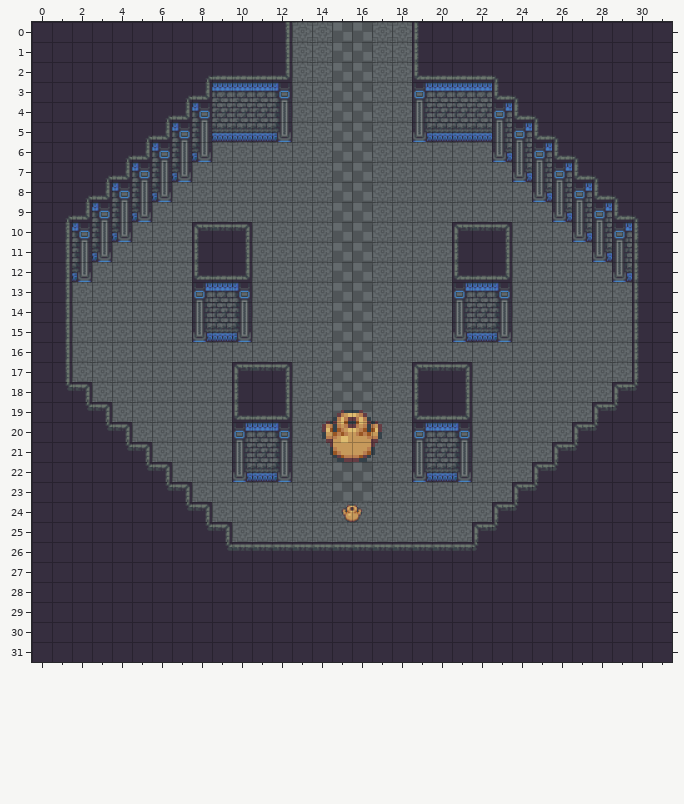
A Tiled map gets an edit: Projects/OmniBlade/Assets/Castle/Castle+BN+1.tmx. Above, as it was before the edit.
Cells are 48x48 px. Shown: x 0..31, y 0..31.
Once edited:
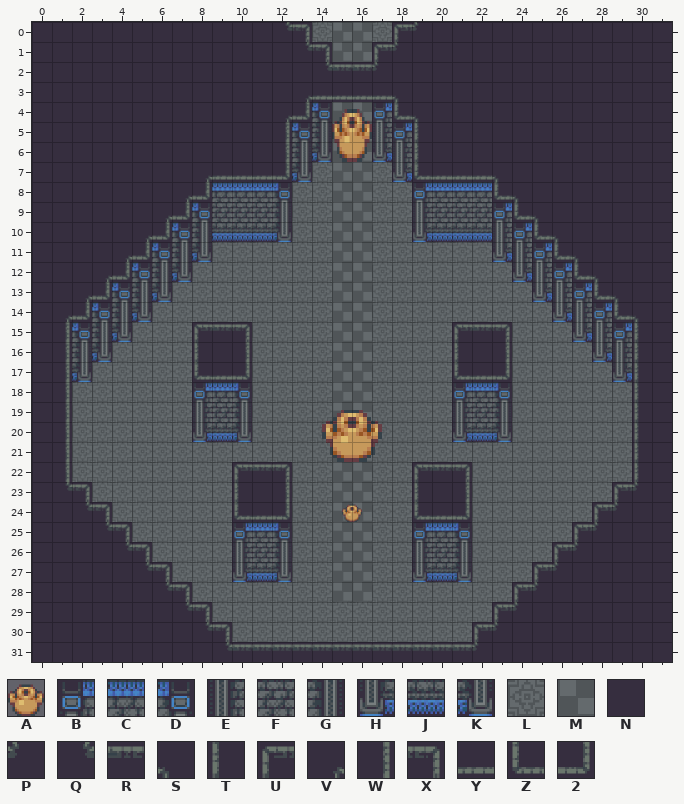
Key: from "Castle": A 234, B 699, C 704, D 705, E 750, F 755, G 756, H 801, J 806, K 807, L 903, M 908, N 909, P 1379, Q 1380, R 1381, S 1382, T 1383, U 1385, V 1386, W 1388, X 1389, Y 1390, Z 1391, 2 1392.
_ is an empty cell.
Objects are placed by their top-left corner, in cells (3,4 is the top-left corner of cell 3,4); size is 1x1 cell unless given.
Tiles replaced or removed in this view: 2, B, C, D, E, F, G, H, J, K, L, N, P, Q, R, S, T, U, V, W, X, Y, Z.
Tiles of an added or newly shown layer are drawn over the layers below it.
Change:
Changed rows in their new state; . is an unchanged cell.
Layer "Floor":
first column x 15:
24 MM
25 MM
26 MM
27 MM
28 MM
Layer "Furnishing":
first column x 1:
 0 ...........QX....UP...........
 1 ...........NQX..UPN...........
 2 .......NNNNNNQ..PNNNNNN.......
 3 ......NNNNNNVY..YSNNNNNN......
 4 .....NNNNNNV2D..BZSNNNNNN.....
 5 ....NNNNNNNWDG..EBTNNNNNNN....
 6 ...NNNNNNNNWGK..HETNNNNNNNN...
 7 ..NNNNNVYYY2K....HZYYYSNNNNN..
 8 .NNNNNV2CCCD......BCCCZSNNNNN.
 9 NNNNNV2DFFFG......EFFFBZSNNNNN
10 NNNNV2DGJJJK......HJJJEBZSNNNN
11 NNNV2DGK__..........__HEBZSNNN
12 NNV2DGK___..........___HEBZSNN
13 NV2DGK.___..........___.HEBZSN
14 V2DGK..___..........___..HEBZS
15 .DGK...URX..........URX...HEB.
16 .GK....TNW..........TNW....HE.
17 .K.....ZY2__......__ZY2.....H.
18 W_.....BCD__......__BCD....._T
19 W__....EFG__......__EFG....__T
20 W___...HJK__......__HJK...___T
21 W____....___......___....____T
22 W_____...URX......URX..._____T
23 QX_____..TNW......TNW.._____UP
24 .QX_____.ZY2......ZY2._____UP.
25 ..QX_____BCD......BCD_____UP..
26 ...QX____EFG______EFG____UP...
27 ....QX___HJK______HJK___UP....
28 .....QX________________UP.....
29 ......QX______________UP......
30 .......QX____________UP.......
31 ........QRRRRRRRRRRRRP........
Layer "Ceiling" (added):
first column x 15:
 2 RR
 3 YY
Layer "Props":
added: A at 15,4 size 2x3
Changed places in both pictures, as pixel boxes (x1, y1, x2, y2):
changed: (65, 22, 639, 651)
